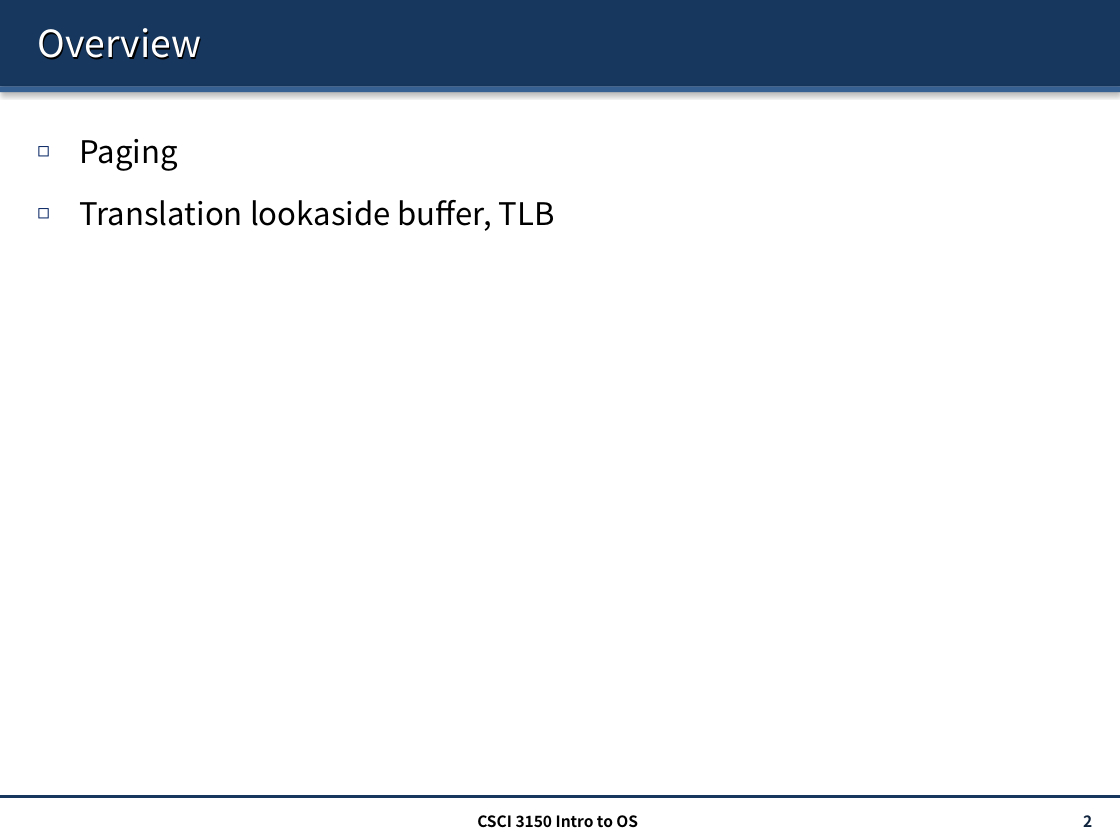
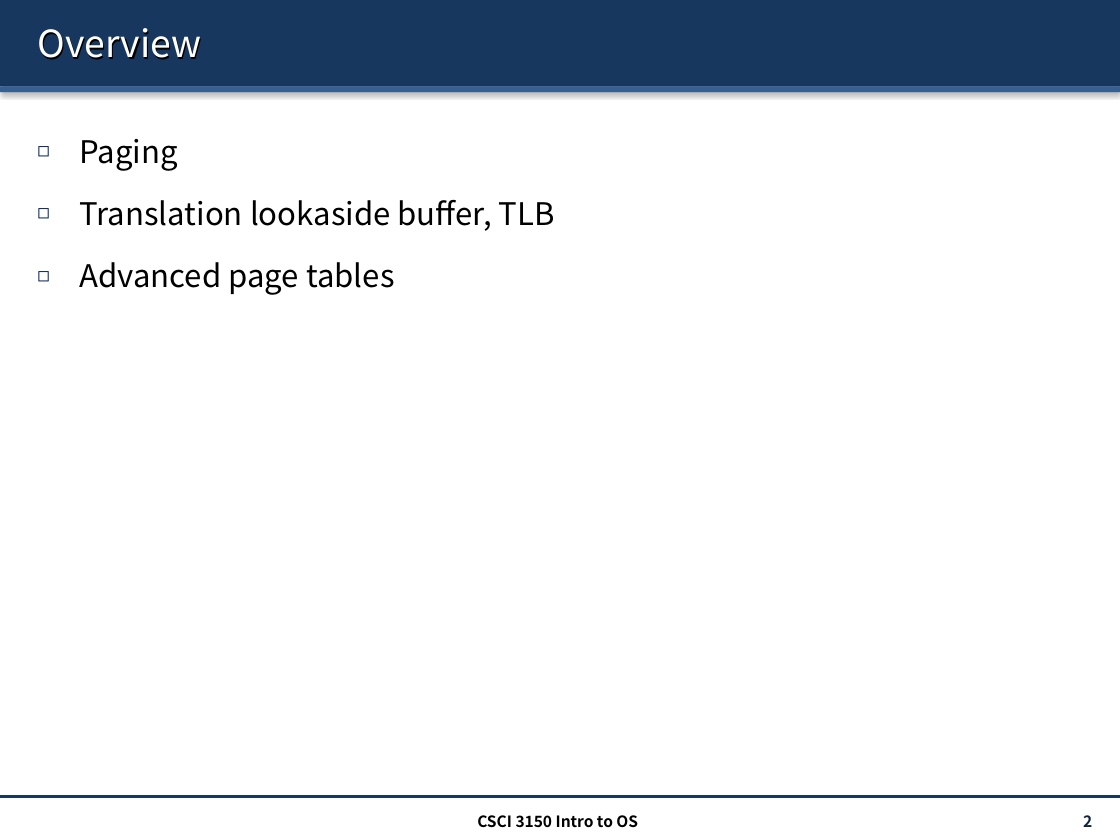
Before and after one commit to henryhxu/CSCI3150, a slide deck: slide 2 of lecture/lec11_paging.pptx. Drawn at 1120x840 pixels with LibreOffice and Linux fonts; fonts in the diff are those of the drawing. Boxes give left, top, right and bottom in pixels: in the first picture for what was removed or moved away, otherwise in the second. Text is boxed around its words. In the diff, an @@ line names an element or a change of style, - is before the commit and + after.

```diff
--- a/lecture/lec11_paging.pptx
+++ b/lecture/lec11_paging.pptx
@@ text at (79,262,394,295): paragraph added @@
+◻ Advanced page tables
```
Also in this commit, not shown: 6 other slides changed, 24 slides added.
